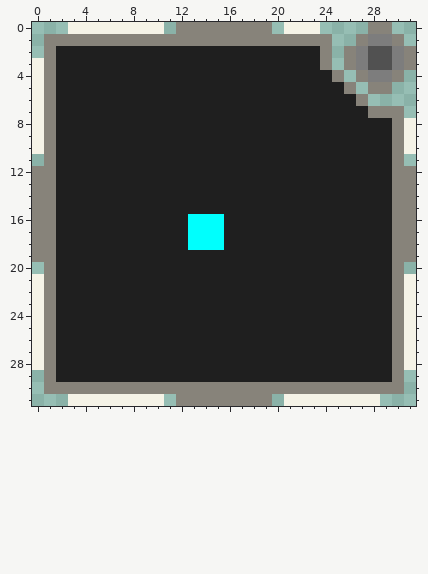
Pixel-art sprite: Icons/Rebooting M-OS.png. The first picture shows the starting point.
The file is 32x32 pixels. Colours within 5 levels of each other are drawn and written as one.
After:
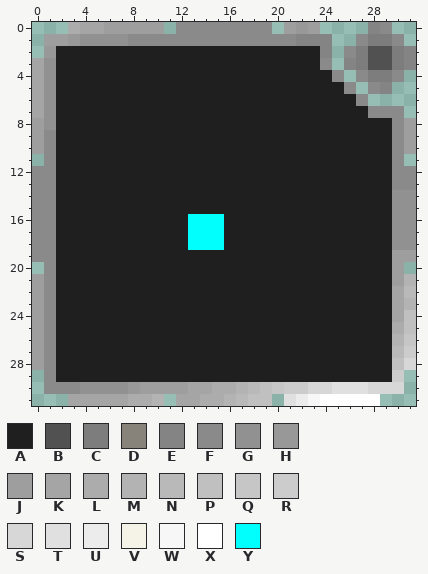
Palette (. is transparent): A #1f1f1f  B #515151  C #7d7d7d  D #87837a  E #848484  F #8a8a8a  G #919191  H #989898  J #9e9e9e  K #a5a5a5  L #acacac  M #b3b3b3  N #b9b9b9  P #c0c0c0  Q #c6c6c6  R #cccccc  S #d7d7d7  T #e0e0e0  U #ececec  V #f5f3e7  W #f7f7f7  X #ffffff  Y #00fffd
The exact change:
@@ x 0..31 @@
- 0 ...VVVVVVVV.DDDDDDDD.VVV....DD..
- 1 .DDDDDDDDDDDDDDDDDDDDDDDD..DCCD.
- 2 .DAAAAAAAAAAAAAAAAAAAAAAD.DCBBCD
- 3 VDAAAAAAAAAAAAAAAAAAAAAAD.DCBBCD
- 4 VDAAAAAAAAAAAAAAAAAAAAAAAD.DCCD.
- 5 VDAAAAAAAAAAAAAAAAAAAAAAAAD.DD..
- 6 VDAAAAAAAAAAAAAAAAAAAAAAAAAD....
- 7 VDAAAAAAAAAAAAAAAAAAAAAAAAAADDD.
- 8 VDAAAAAAAAAAAAAAAAAAAAAAAAAAAADV
- 9 VDAAAAAAAAAAAAAAAAAAAAAAAAAAAADV
-10 VDAAAAAAAAAAAAAAAAAAAAAAAAAAAADV
-11 .DAAAAAAAAAAAAAAAAAAAAAAAAAAAAD.
-12 DDAAAAAAAAAAAAAAAAAAAAAAAAAAAADD
-13 DDAAAAAAAAAAAAAAAAAAAAAAAAAAAADD
-14 DDAAAAAAAAAAAAAAAAAAAAAAAAAAAADD
-15 DDAAAAAAAAAAAAAAAAAAAAAAAAAAAADD
-16 DDAAAAAAAAAAAYYYAAAAAAAAAAAAAADD
-17 DDAAAAAAAAAAAYYYAAAAAAAAAAAAAADD
-18 DDAAAAAAAAAAAYYYAAAAAAAAAAAAAADD
-19 DDAAAAAAAAAAAAAAAAAAAAAAAAAAAADD
-20 .DAAAAAAAAAAAAAAAAAAAAAAAAAAAAD.
-21 VDAAAAAAAAAAAAAAAAAAAAAAAAAAAADV
-22 VDAAAAAAAAAAAAAAAAAAAAAAAAAAAADV
-23 VDAAAAAAAAAAAAAAAAAAAAAAAAAAAADV
-24 VDAAAAAAAAAAAAAAAAAAAAAAAAAAAADV
-25 VDAAAAAAAAAAAAAAAAAAAAAAAAAAAADV
-26 VDAAAAAAAAAAAAAAAAAAAAAAAAAAAADV
-27 VDAAAAAAAAAAAAAAAAAAAAAAAAAAAADV
-28 VDAAAAAAAAAAAAAAAAAAAAAAAAAAAADV
-29 .DAAAAAAAAAAAAAAAAAAAAAAAAAAAAD.
-30 .DDDDDDDDDDDDDDDDDDDDDDDDDDDDDD.
-31 ...VVVVVVVV.DDDDDDDD.VVVVVVVV...
+ 0 ...LKKJJJJJ.FFFFFFFF.JHJ....EF..
+ 1 .JJHGGGGFFFFFFFFFFFFFFEEE..FCCF.
+ 2 .HAAAAAAAAAAAAAAAAAAAAAAE.FCBBCE
+ 3 KGAAAAAAAAAAAAAAAAAAAAAAF.ECBBCE
+ 4 KGAAAAAAAAAAAAAAAAAAAAAAAF.FCCF.
+ 5 KGAAAAAAAAAAAAAAAAAAAAAAAAF.FE..
+ 6 KGAAAAAAAAAAAAAAAAAAAAAAAAAF....
+ 7 KGAAAAAAAAAAAAAAAAAAAAAAAAAAFFF.
+ 8 JGAAAAAAAAAAAAAAAAAAAAAAAAAAAAFJ
+ 9 JFAAAAAAAAAAAAAAAAAAAAAAAAAAAAFJ
+10 JFAAAAAAAAAAAAAAAAAAAAAAAAAAAAFJ
+11 .FAAAAAAAAAAAAAAAAAAAAAAAAAAAAF.
+12 FFAAAAAAAAAAAAAAAAAAAAAAAAAAAAFF
+13 FFAAAAAAAAAAAAAAAAAAAAAAAAAAAAFF
+14 FFAAAAAAAAAAAAAAAAAAAAAAAAAAAAGG
+15 FFAAAAAAAAAAAAAAAAAAAAAAAAAAAAGG
+16 FFAAAAAAAAAAAYYYAAAAAAAAAAAAAAGG
+17 FFAAAAAAAAAAAYYYAAAAAAAAAAAAAAGG
+18 FFAAAAAAAAAAAYYYAAAAAAAAAAAAAAGG
+19 FFAAAAAAAAAAAAAAAAAAAAAAAAAAAAJJ
+20 .FAAAAAAAAAAAAAAAAAAAAAAAAAAAAJ.
+21 JFAAAAAAAAAAAAAAAAAAAAAAAAAAAAJM
+22 JFAAAAAAAAAAAAAAAAAAAAAAAAAAAAKN
+23 JFAAAAAAAAAAAAAAAAAAAAAAAAAAAAKM
+24 JFAAAAAAAAAAAAAAAAAAAAAAAAAAAAKP
+25 JFAAAAAAAAAAAAAAAAAAAAAAAAAAAALP
+26 JFAAAAAAAAAAAAAAAAAAAAAAAAAAAAMQ
+27 JFAAAAAAAAAAAAAAAAAAAAAAAAAAAANR
+28 JFAAAAAAAAAAAAAAAAAAAAAAAAAAAAPS
+29 .FAAAAAAAAAAAAAAAAAAAAAAAAAAAAR.
+30 .FFFGGGGHJJJJKKLLMNPQRRSSTTTSSS.
+31 ...KKKKKLLM.KKLLMNPP.TUWXXXXX...
Pixel boxes of the changes (left, top, right, bottom) in both pictures:
changed: (32, 22, 416, 406)
